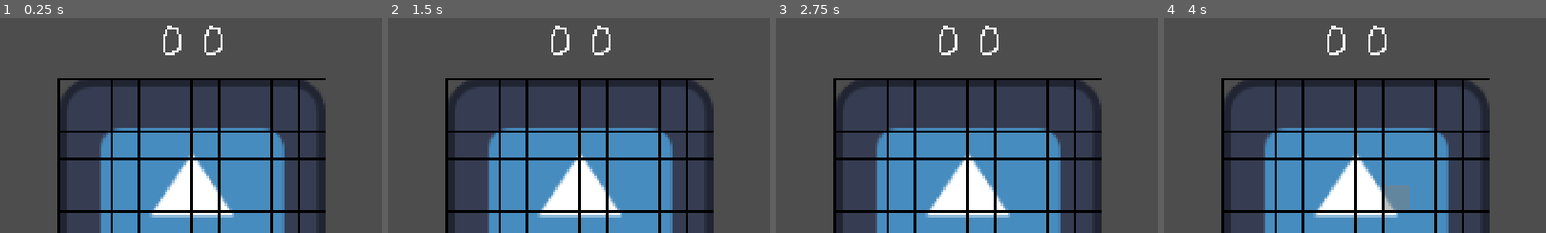
Above: before the commit, frames 1-4 (left to right).
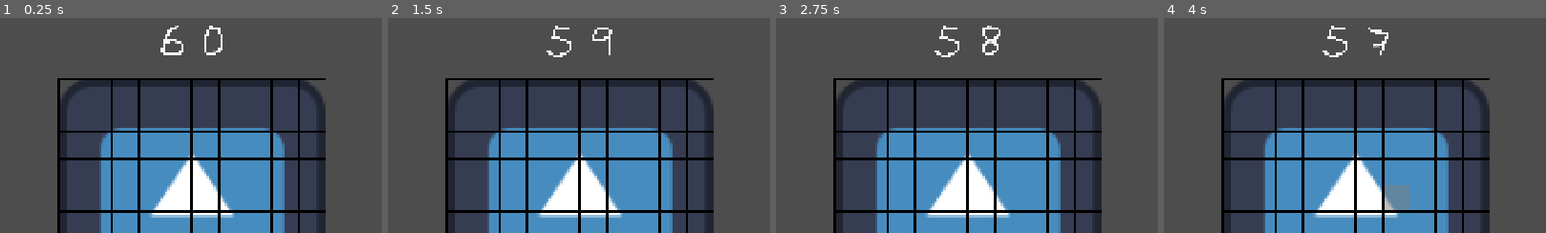
Above: after the commit, the same moments.

Repository: milkeotothemoon/GMTK-26---Boys-at-the-Back
Game: Godot game, scene res://scenes/levels/Level0.tscn
The game is run twice, just before and just after one commit, with the same random seed, the same clock (stepped at 60 frames per second) and the same inputs. This scene is started directly instead of the project's main scene. The engine's default icon, where the game draws it, is replaced by a stand-in: a white triangle on a blue panel in a dark square.
Inputs (mouse positions are % of the whole screen's width and height, from its top left):
- Up to frame 1 (0.25 s): no input
- Up to frame 2 (1.5 s): tap Enter at 0.5 s; drag from (37, 90) to (60, 28) at 0.52 s; drag from (40, 90) to (45, 70) at 1.27 s
- Up to frame 3 (2.75 s): tap Space at 2 s; move the mouse to (43, 90) at 2.02 s; click (43, 90) at 2.17 s
- Up to frame 4 (4 s): tap Enter at 2.75 s; drag from (46, 90) to (20, 35) at 2.77 s; tap Space at 3.5 s; drag from (50, 90) to (55, 50) at 3.52 s
The pictures show only the part of the screen within x 25-75%, y 6-56%; the shares and areas given below are measured in that part.

The runs differ from the first frame. In frame 1, 0.3% of the frame differs, in the area x 42-48%, y 3-18%; in frame 2, 0.5%; in frame 3, 0.5%; in frame 4, 0.6%, in the area x 41-59%, y 3-19%.
Error before the commit: Attempt to call function 'reset_to_sleeping' in base 'null instance' on a null instance. (res://scripts/gameplay/build_phase.gd:17)

Commit message:
Update build_phase.gd

Diff:
--- a/scripts/gameplay/build_phase.gd
+++ b/scripts/gameplay/build_phase.gd
@@ -14,7 +14,10 @@
 
 func start_build_phase() -> void:
 	GameState.is_build_locked = false
-	get_tree().get_first_node_in_group("sleeper_portrait").reset_to_sleeping()
+	var portrait = get_tree().get_first_node_in_group("sleeper_portrait")
+	print("Portrait:", portrait)
+	if portrait:
+		portrait.reset_to_sleeping()
 	timer.start(60.0)
 
 func _process(_delta: float) -> void:
